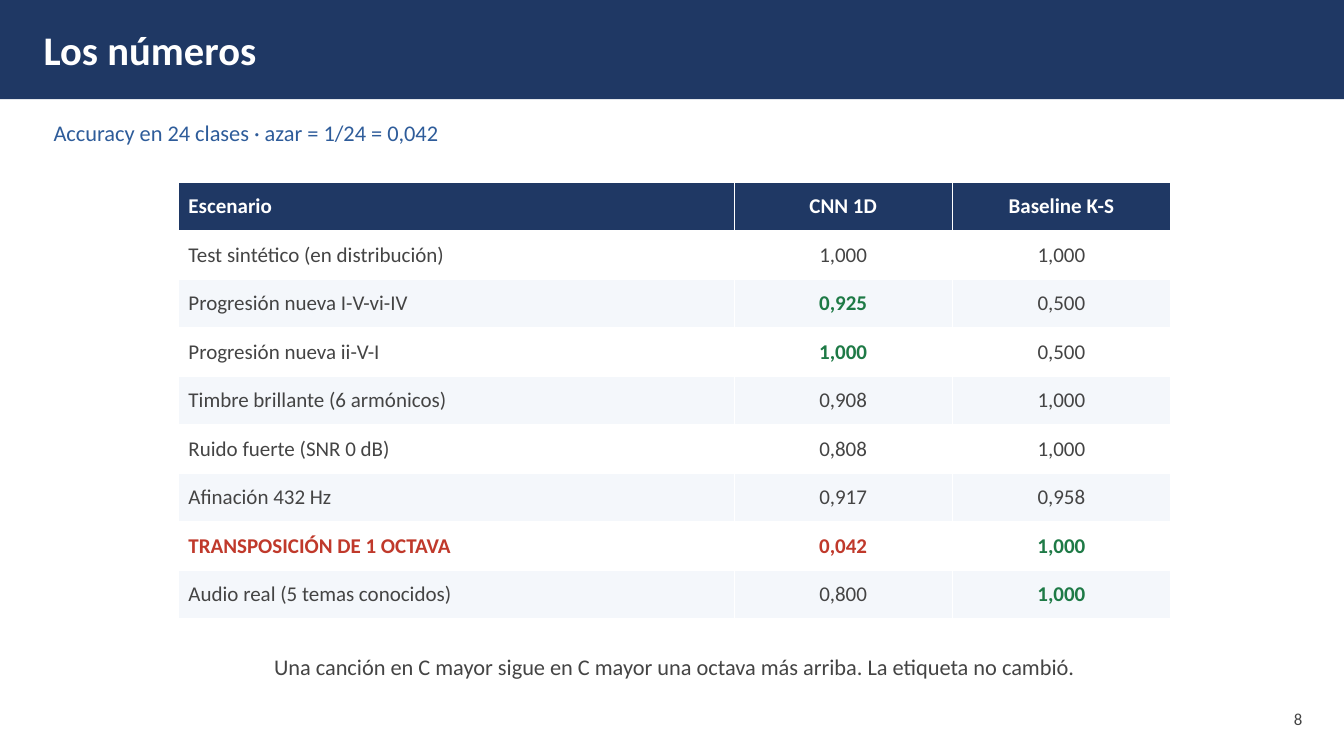
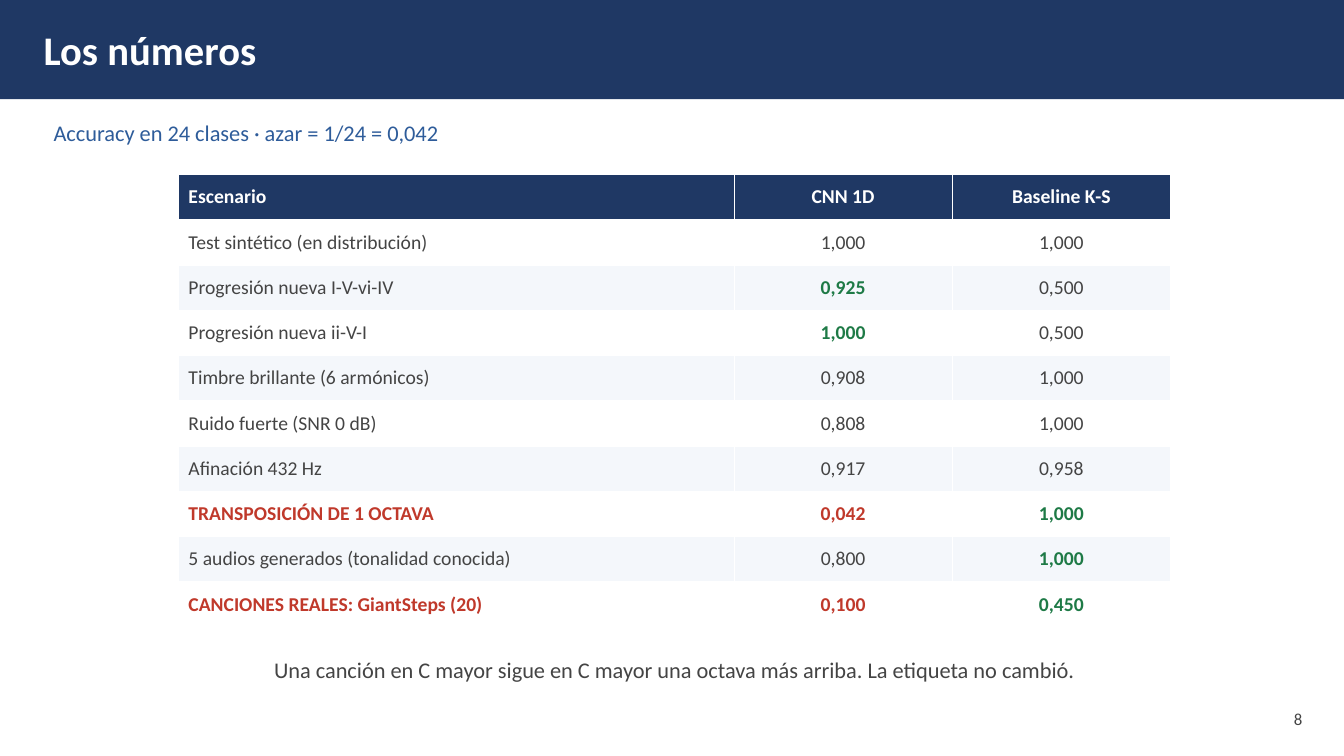
Before and after one commit to vmdanguise/master-of-the-harmonica, a slide deck: slide 8 of presentacion/presentacion.pptx. Drawn at 1344x756 pixels with LibreOffice and Linux fonts; fonts in the diff are those of the drawing. Boxes give left, top, right and bottom in pixels: in the first picture for what was removed or moved away, otherwise in the second. Text is boxed around its words. In the diff, an @@ line names an element or a change of style, - is before the commit and + after.

Commit message:
Agrega evaluacion GiantSteps (20 temas, corrida Colab) a README, informe y presentacion
- Resultados por tema en experimentos/resultados/giantsteps.csv y .json: CNN 2/20 (MIREX 0,13), K-S 9/20 (MIREX 0,59 recalculado; el notebook imprime 0,54 por argumentos invertidos)
- Informe: nueva seccion 7.1 GiantSteps, audios de control aclarados como generados, Pappo con valores de Colab (A maj, 0,245), entornos local y Colab separados; PDF regenerado
- Presentacion: slide nueva de GiantSteps y fila en la tabla de resultados
- run_experimentos.py: mirex(verdad, prediccion) en el orden correcto

```diff
--- a/presentacion/presentacion.pptx
+++ b/presentacion/presentacion.pptx
@@ table at (178, 174, 1172, 627) @@
-row 9: Audio real (5 temas conocidos) | 0,800 | 1,000
+row 9: 5 audios generados (tonalidad conocida) | 0,800 | 1,000
+row 10: CANCIONES REALES: GiantSteps (20) | 0,100 | 0,450
@@ table: place and size @@
-table at (178, 182, 1172, 619)
+table at (178, 174, 1172, 627)
```
Also in this commit, not shown: 5 other slides changed, 1 slide added, 7 other files.
